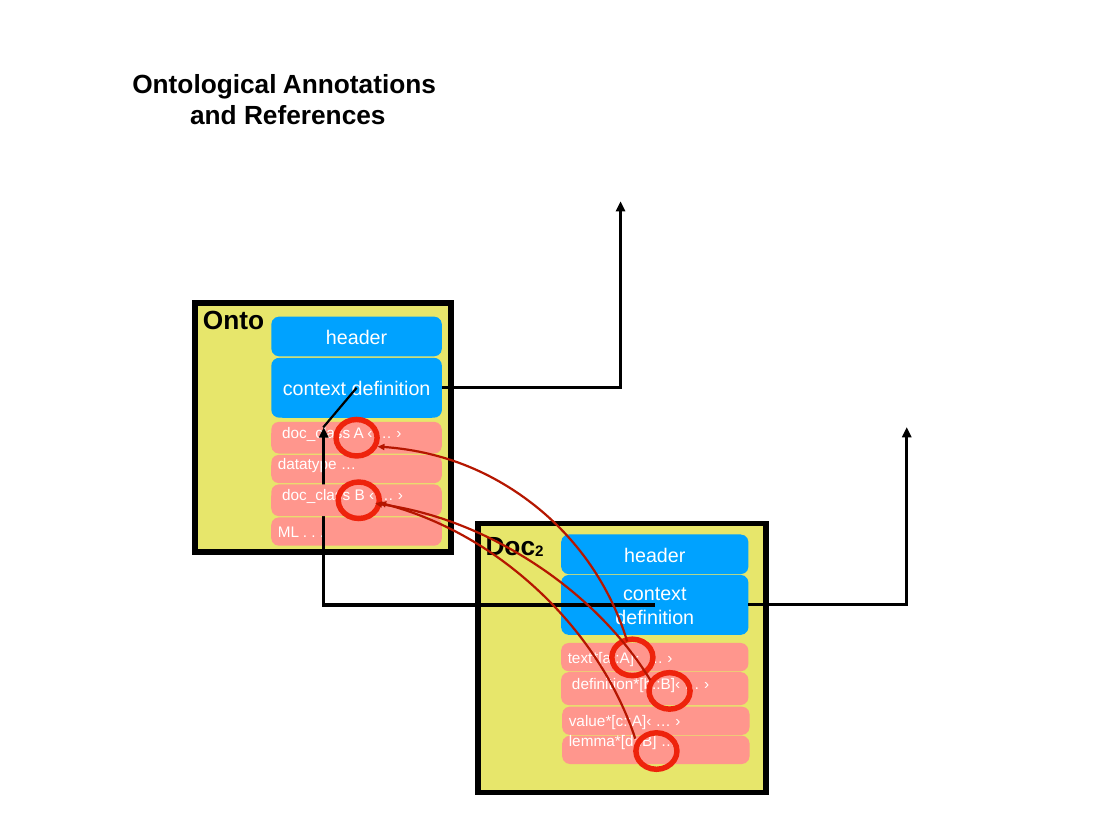
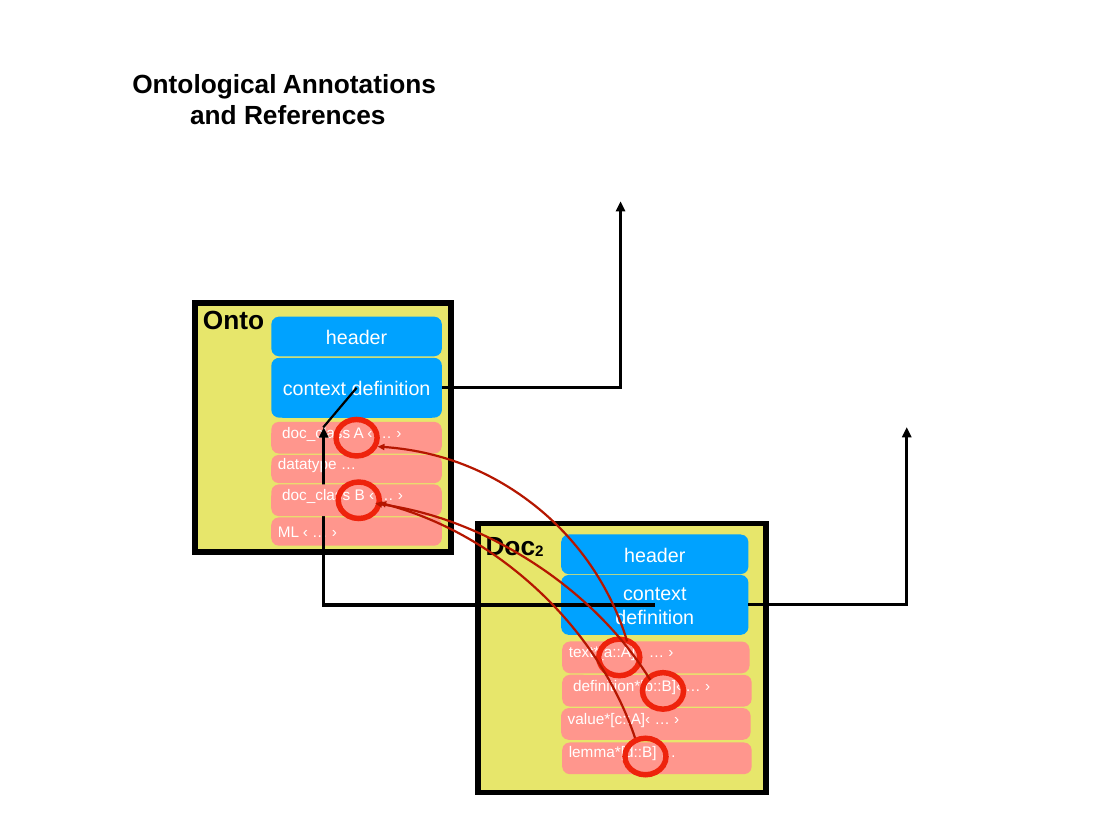
Before and after one commit to logicalhacking/Isabelle_DOF, a slide deck: slide 5 of Isabelle_DOF/document/figures/document-model.pptx. Drawn at 1120x840 pixels with LibreOffice and Linux fonts; fonts in the diff are those of the drawing. Boxes give left, top, right and bottom in pixels: in the first picture for what was removed or moved away, otherwise in the second. Text is boxed around its words. In the diff, an @@ line names an element or a change of style, - is before the commit and + after.

```diff
--- a/Isabelle_DOF/document/figures/document-model.pptx
+++ b/Isabelle_DOF/document/figures/document-model.pptx
@@ ellipse: place and size @@
-ellipse at [612,640,653,676]
+ellipse at [599,640,640,676]
@@ rounded rectangle "definition*[b::B]‹ … ›": place and size @@
-rounded rectangle "definition*[b::B]‹ … ›" at [561,672,748,705]
+rounded rectangle "definition*[b::B]‹ … ›" at [562,675,752,706]
@@ rounded rectangle "definition*[b::B]‹ … ›" at [562,675,752,706]: proportions changed @@
@@ ellipse: place and size @@
-ellipse at [649,673,690,709]
+ellipse at [643,673,684,709]
@@ rounded rectangle "value*[c::A]‹ … ›": place and size @@
-rounded rectangle "value*[c::A]‹ … ›" at [562,706,750,735]
+rounded rectangle "value*[c::A]‹ … ›" at [561,708,751,740]
@@ line spacing 1 to 0.1; proportions changed in 3 elements at [562,642,750,673], [561,708,751,740], [562,743,752,774] @@
@@ rounded rectangle "lemma*[d::B] …": place and size @@
-rounded rectangle "lemma*[d::B] …" at [562,736,750,764]
+rounded rectangle "lemma*[d::B] …" at [562,743,752,774]
@@ ellipse: place and size @@
-ellipse at [636,733,677,770]
+ellipse at [625,738,666,774]
```
Also in this commit, not shown: 2 other slides changed, 9 other files.
